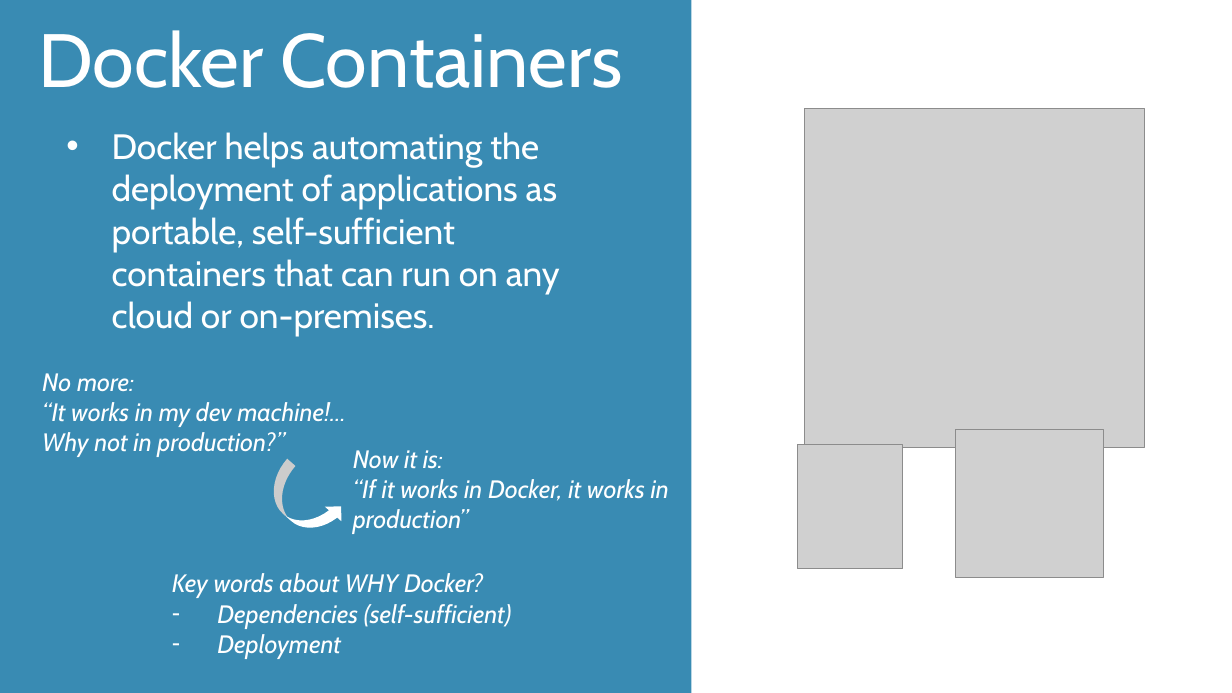
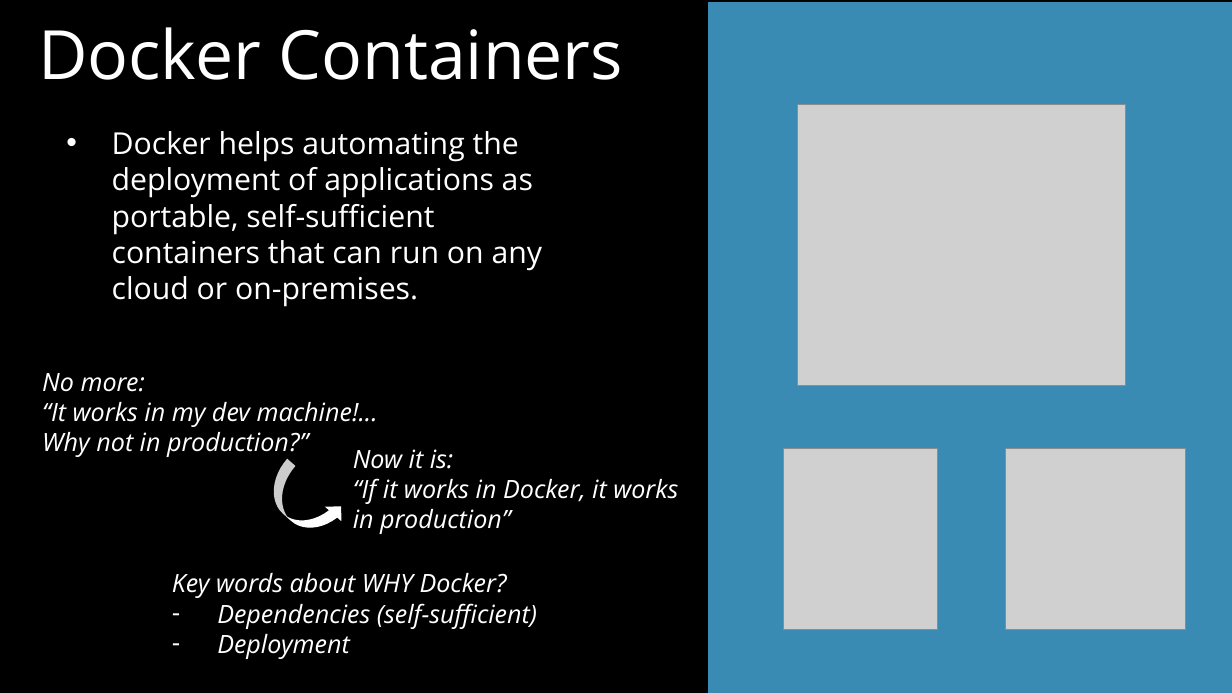
Before and after one commit to dotnet-presentations/dotnetcore-workshop, a slide deck: slide 3 of 5. Containers/netcore-containers.pptx. Drawn at 1232x693 pixels with LibreOffice and Linux fonts; fonts in the diff are those of the drawing; grey boxes stand for pictures. Boxes give left, top, right and bottom in pixels: in the first picture for what was removed or moved away, otherwise in the second. Text is boxed around its words. In the diff, an @@ line names an element or a change of style, - is before the commit and + after.

Commit message:
Updates to Web, Containers, and Standard

```diff
--- a/5. Containers/netcore-containers.pptx
+++ b/5. Containers/netcore-containers.pptx
@@ background #FFFFFF to #000000 @@
@@ text "Docker Containers" at (38,27,623,80): size 60 to 54 pt, font Cabin to Open Sans @@
@@ rectangle: place and size @@
-rectangle at (0,0,691,693)
+rectangle at (708,2,1232,693)
@@ picture: place and size @@
-picture at (804,108,1144,448)
+picture at (797,104,1125,385)
@@ text "Docker helps automating the deployment ..." at (112,131,543,307): size 28 to 24 pt, font Cabin to Open Sans @@
@@ font Cabin to Open Sans in 3 elements at (353,449,678,534), (172,573,537,659), (42,373,378,457) @@
@@ picture added at (784,448,938,630) @@
@@ picture removed at (797,445,903,569) @@
@@ picture removed at (956,429,1103,577) @@
@@ picture added at (1006,448,1186,630) @@
```
Also in this commit, not shown: 13 other slides changed, 1 slide added, 2 slides removed, 10 other files.
